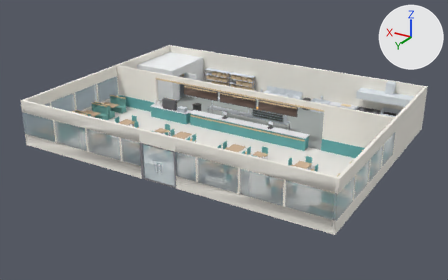
Renders of the OBJ model Assets/Scenes/kitchen/restaurant.obj from each side of a commit.
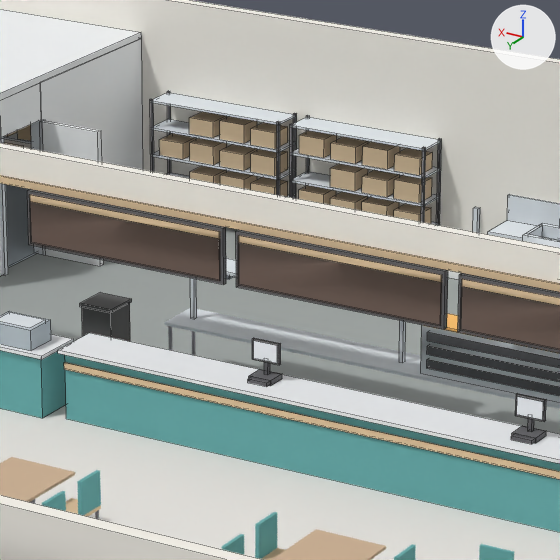
Each version appears first whole from a 50 mm lens placed at (-22.25, 38.02, 18.59), pointed at (0.03, 0.88, 0.02), and next in a close-up on the part from 40% to 62% of the width and 19% to 53% of the height. Every picture has the same lights, and +X, +Y and +Z are marked at upper right. The last two pictures show the newer version. The close-ups show mesh edges as thin lines. Where no turn or scale is listed for an object, it has been applied to the vertices. Vertices at exactly the same position are counted once.

In view in the first close-up: 'Counter_Header', 'Dry_Storage_Shelf_1', 'Dry_Storage_Shelf_2', 'Floor_Kitchen', 'Floor_Lobby', 'Front_Counter', 'Holding_Cabinet', 'Menu_Boards', 'Pass_Table', 'Walk_In_Freezer', 'Wall_Back', 'Wall_Front_Windows' and 11 more.
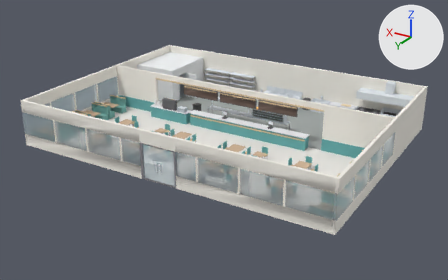
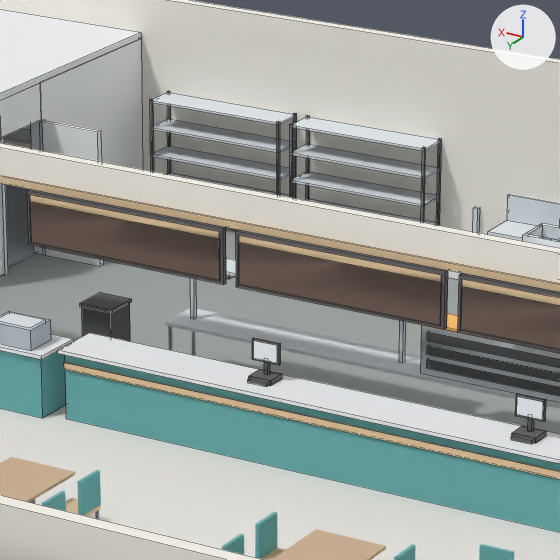
The change in detail:
me_dry_storage_shelf_1 is used by ob_dry_storage_shelf_1; location (0.0, 0.0, 0.0).
me_dry_storage_shelf_1 had 184 vertices, 138 faces and spanned x 2.7..5.1, y -9.0..-8.45, z 0.0..2.0.
me_dry_storage_shelf_1 now has 72 vertices, 54 faces and spans x 2.7..5.1, y -9.0..-8.45, z 0.0..2.0.
me_dry_storage_shelf_1 part 1: 14 loose pieces with 112 vertices, spanning x 2.8..4.96, y -8.9..-8.5, z 0.18..1.83, are deleted.
me_dry_storage_shelf_1 no longer uses material mat_mat_cardboard (beige #d4bc99).
me_dry_storage_shelf_2 is used by ob_dry_storage_shelf_2; location (0.0, 0.0, 0.0).
me_dry_storage_shelf_2 had 184 vertices, 138 faces and spanned x 5.3..7.7, y -9.0..-8.45, z 0.0..2.0.
me_dry_storage_shelf_2 now has 72 vertices, 54 faces and spans x 5.3..7.7, y -9.0..-8.45, z 0.0..2.0.
me_dry_storage_shelf_2 part 2: 14 loose pieces with 112 vertices, spanning x 5.4..7.56, y -8.9..-8.5, z 0.18..1.83, are deleted.
me_dry_storage_shelf_2 no longer uses material mat_mat_cardboard (beige #d4bc99).
me_walk_in_freezer is used by ob_walk_in_freezer; location (0.0, 0.0, 0.0).
me_walk_in_freezer had 180 vertices, 144 faces and spanned x 8.15..12.0, y -9.0..-4.0, z 0.0..2.9.
me_walk_in_freezer now has 108 vertices, 90 faces and spans x 8.15..12.0, y -9.0..-4.0, z 0.0..2.9.
me_walk_in_freezer part 3: 9 loose pieces with 72 vertices, spanning x 9.1..11.0, y -8.9..-8.45, z 0.33..1.85, are deleted.
me_walk_in_freezer no longer uses material mat_mat_cardboard (beige #d4bc99).

Location of each change, [x1, y1, x2, y2] in pixels of the close-ups (560 x 560 px):
part 1 of me_dry_storage_shelf_1, deleted (beige): before [299, 131, 433, 224]
part 2 of me_dry_storage_shelf_2, deleted (beige): before [159, 112, 288, 197]
part 3 of me_walk_in_freezer, deleted (mostly hidden): before [4, 125, 31, 147]
